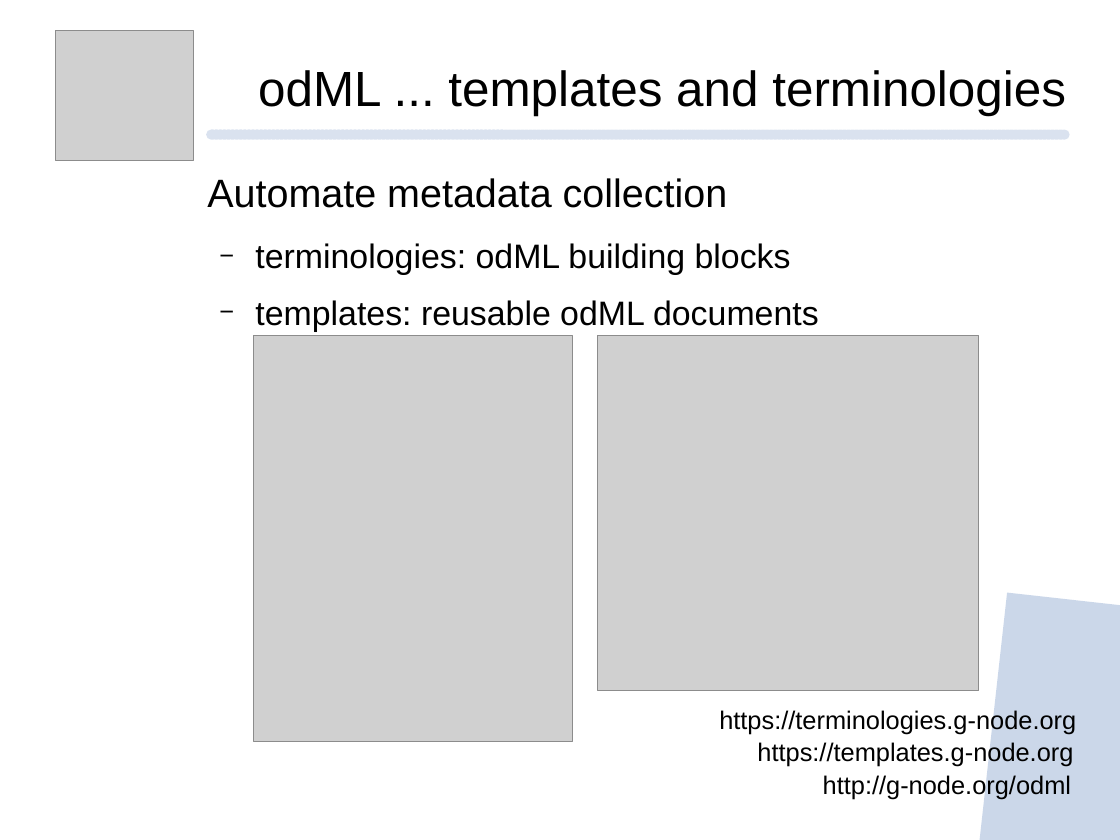
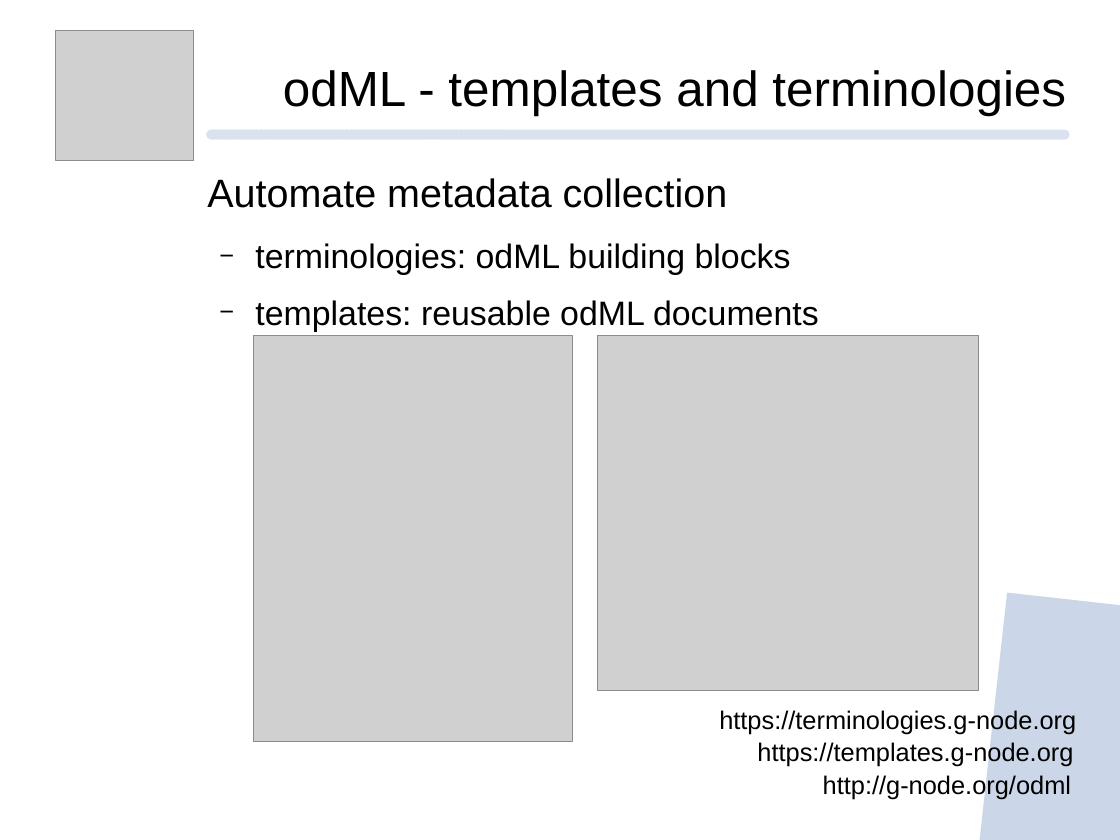
Before and after one commit to mpsonntag/prespost, a slide deck: slide 12 of 202009_BCCN_online/202009_BCCN_Online_conference.odp. Drawn at 1120x840 pixels with LibreOffice and Linux fonts; fonts in the diff are those of the drawing; grey boxes stand for pictures; background and template pictures are left out. Boxes give left, top, right and bottom in pixels: in the first picture for what was removed or moved away, otherwise in the second. Text is boxed around its words. In the diff, an @@ line names an element or a change of style, - is before the commit and + after.

```diff
--- a/202009_BCCN_online/202009_BCCN_Online_conference.odp
+++ b/202009_BCCN_online/202009_BCCN_Online_conference.odp
@@ text at box(283, 70, 1066, 115): text changed @@
-odML ... templates and terminologies
+odML - templates and terminologies
```
Also in this commit, not shown: 9 other slides changed.
